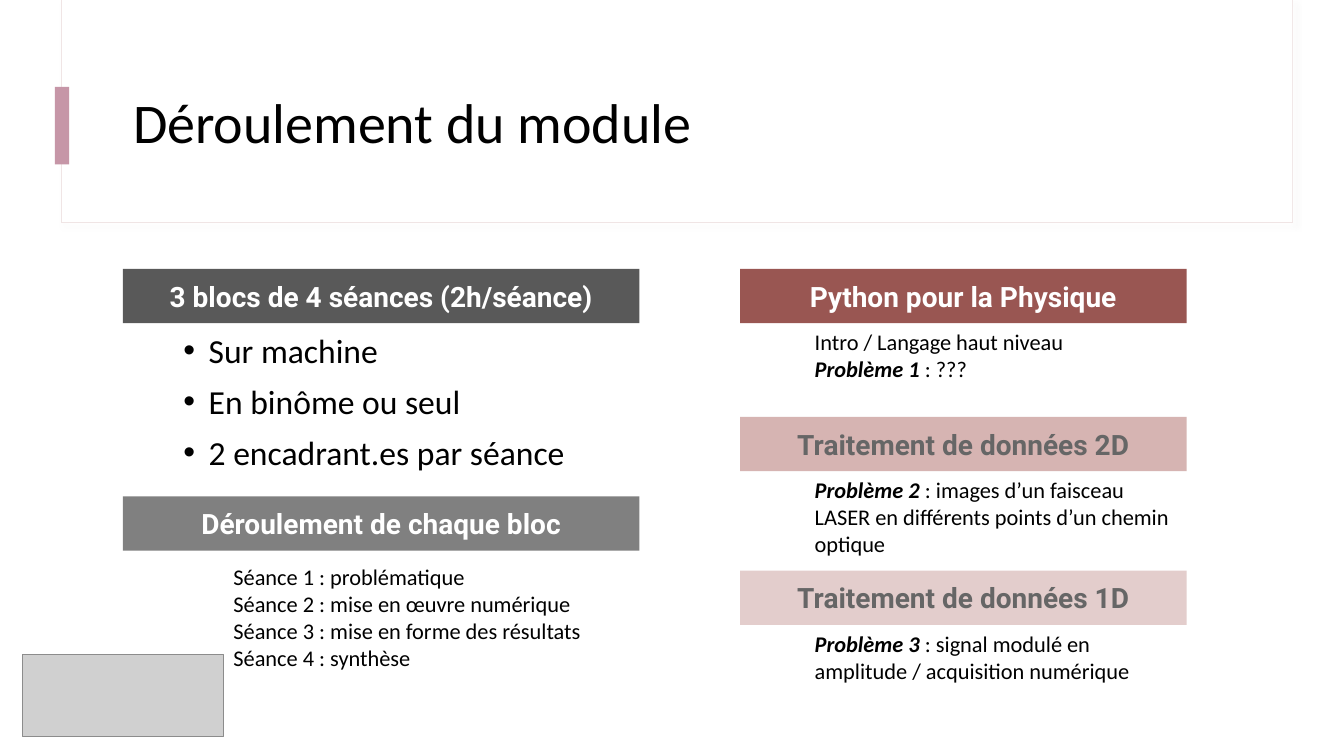
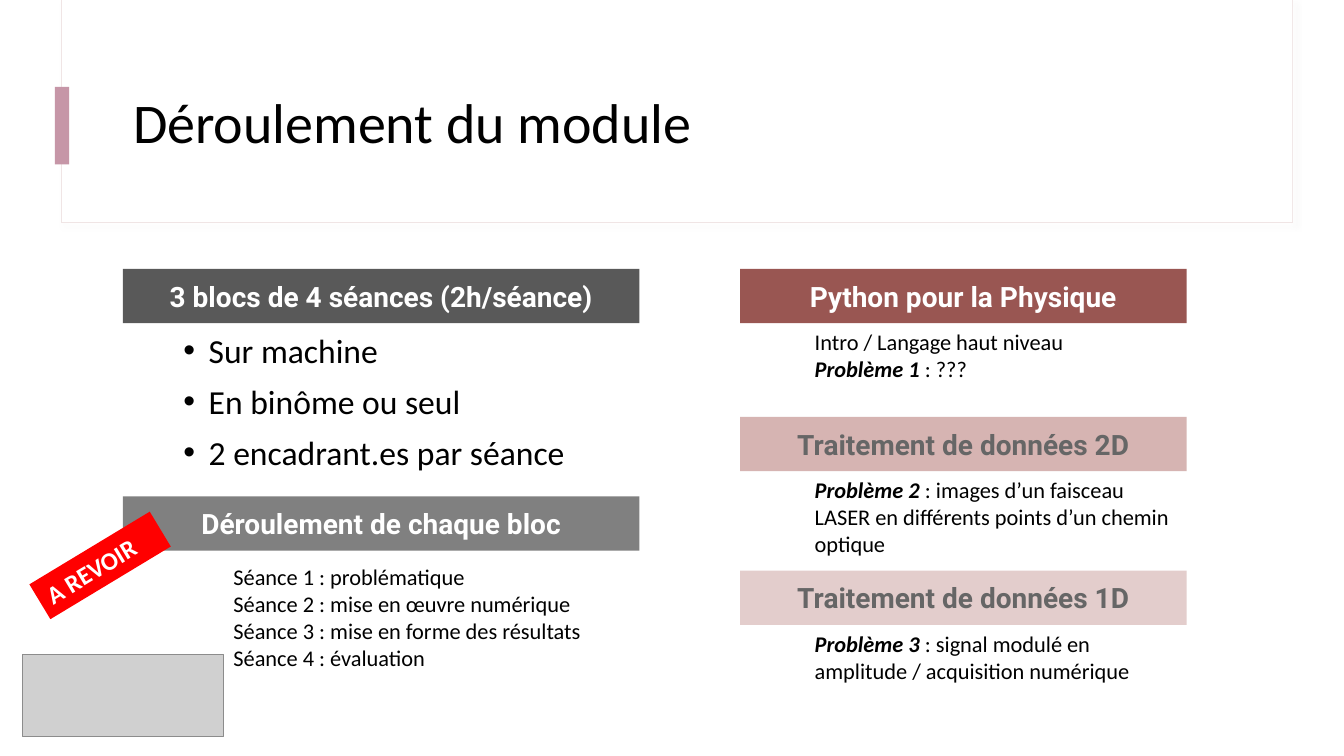
Before and after one commit to IOGS-Digital-Methods/semester-5, a slide deck: slide 14 of ONIP/onip_b0_intro/B0_0_Outils_Methodes.pptx. Drawn at 1344x756 pixels with LibreOffice and Linux fonts; fonts in the diff are those of the drawing; grey boxes stand for pictures. Boxes give left, top, right and bottom in pixels: in the first picture for what was removed or moved away, otherwise in the second. Text is boxed around its words. In the diff, an @@ line names an element or a change of style, - is before the commit and + after.

```diff
--- a/ONIP/onip_b0_intro/B0_0_Outils_Methodes.pptx
+++ b/ONIP/onip_b0_intro/B0_0_Outils_Methodes.pptx
@@ rectangle added at (30,512,172,619), fill #FF0000, 18 pt, text #FFFFFF, bold @@
+A REVOIR
@@ text at (233,650,425,666): text changed @@
-Séance 4 : synthèse
+Séance 4 : évaluation
```
Also in this commit, not shown: 7 other slides changed, 1 slide removed, 4 other files.
